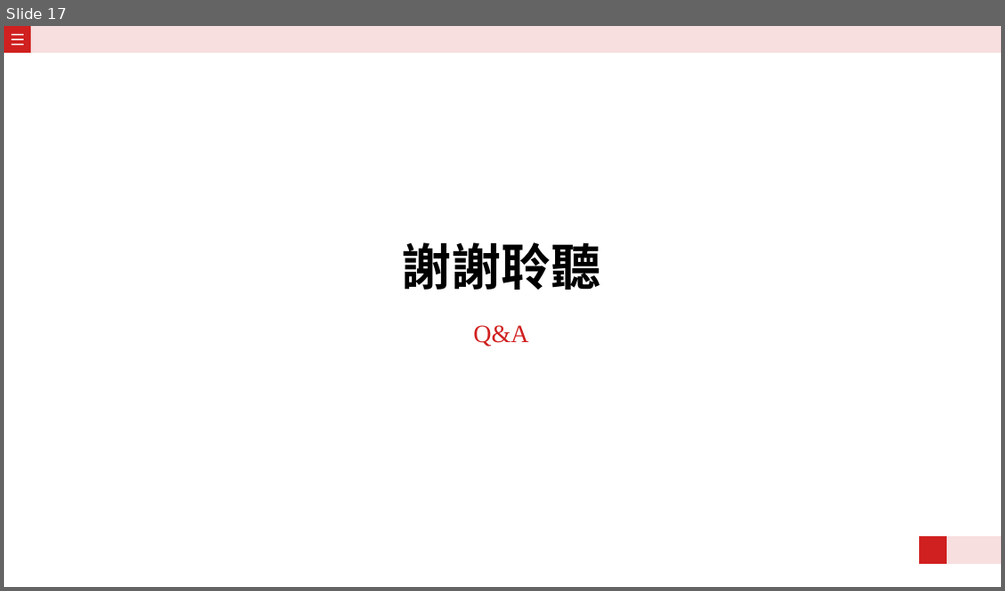
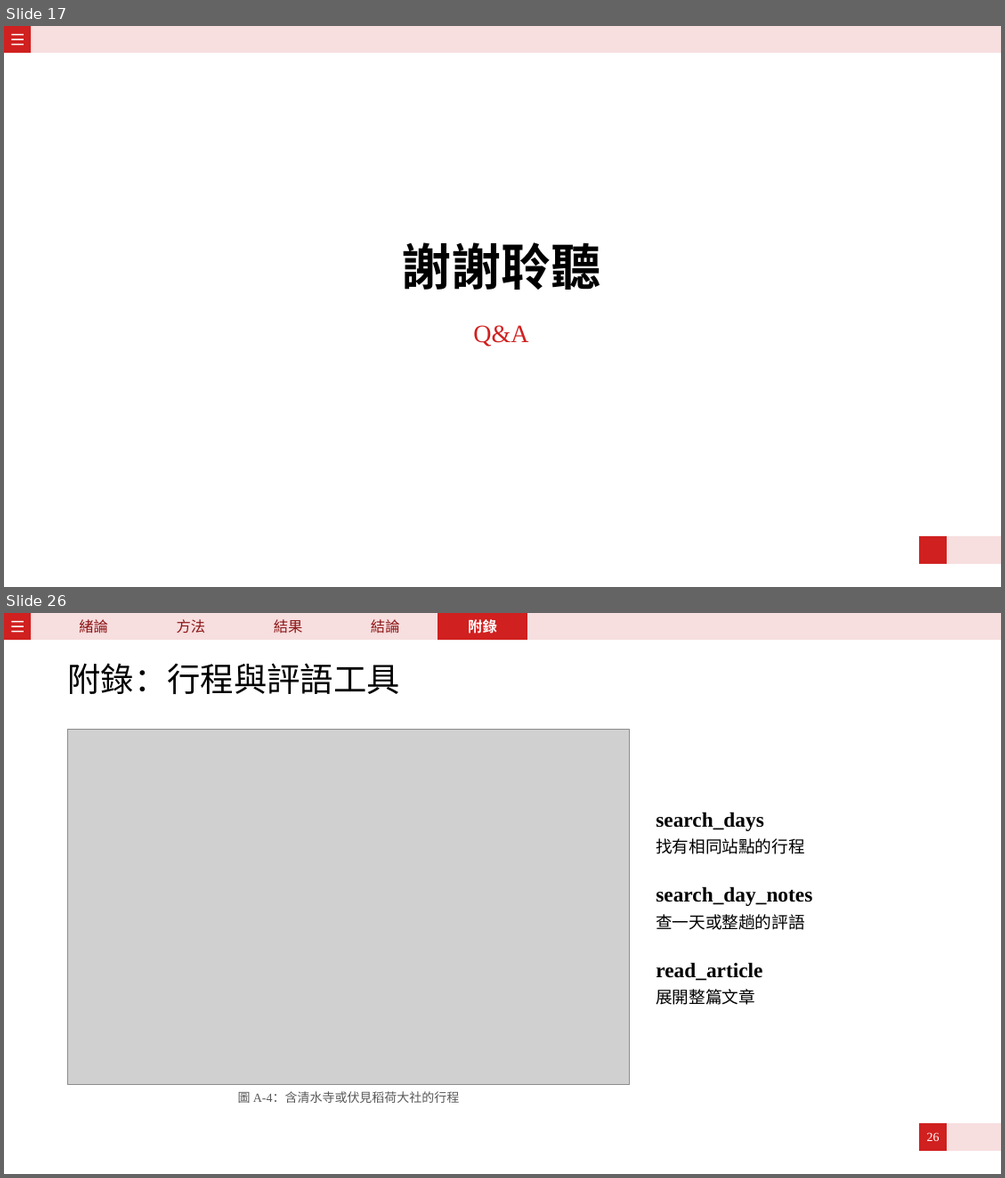
Before and after one commit to tso0216/ST-RAG, a slide deck: slide.pptx. Shown one above the other, each under a label of ours: slide 17 before the commit, slides 17 and 26 after it; the slides between them are not shown. The pictures are 1005x591 and 1005x1178 pixels, drawn with LibreOffice and Linux fonts; fonts in the diff are those of the drawing; grey boxes stand for pictures. Boxes give left, top, right and bottom in pixels: in the first picture for what was removed or moved away, otherwise in the second. Text is boxed around its words. In the diff, an @@ line names an element or a change of style, - is before the commit and + after.

```diff
--- a/slide.pptx
+++ b/slide.pptx
@@ slide 26 added at <box>4,613,1001,1174</box>, background #FFFFFF; not listed: 7 template elements that a slide beside it also shows @@
@@ text added at <box>79,619,108,633</box>, 14 pt, text #8C1515 @@
+緒論
@@ text added at <box>177,619,206,633</box>, 14 pt, text #8C1515 @@
+方法
@@ text added at <box>274,619,303,633</box>, 14 pt, text #8C1515 @@
+結果
@@ text added at <box>371,619,400,633</box>, 14 pt, text #8C1515 @@
+結論
@@ rectangle added at <box>437,613,527,640</box>, fill #D0201F, 14 pt, text #FFFFFF, bold @@
+附錄
@@ title added at <box>67,663,399,694</box>, 32 pt, text #000000 @@
+附錄：行程與評語工具
@@ picture added at <box>67,729,630,1084</box> @@
@@ text added at <box>655,811,812,1005</box>, 20 pt, text #000000, bold @@
+search_days
+找有相同站點的行程
+search_day_notes
+查一天或整趟的評語
+read_article
+展開整篇文章
@@ text added at <box>238,1090,460,1106</box>, 12 pt, text #595959 @@
+圖 A-4：含清水寺或伏見稻荷大社的行程
@@ page number added at <box>927,1132,939,1141</box>, 12 pt, text #FFFFFF @@
+26
```
Also in this commit, not shown: 13 other slides added, 19 other files.
